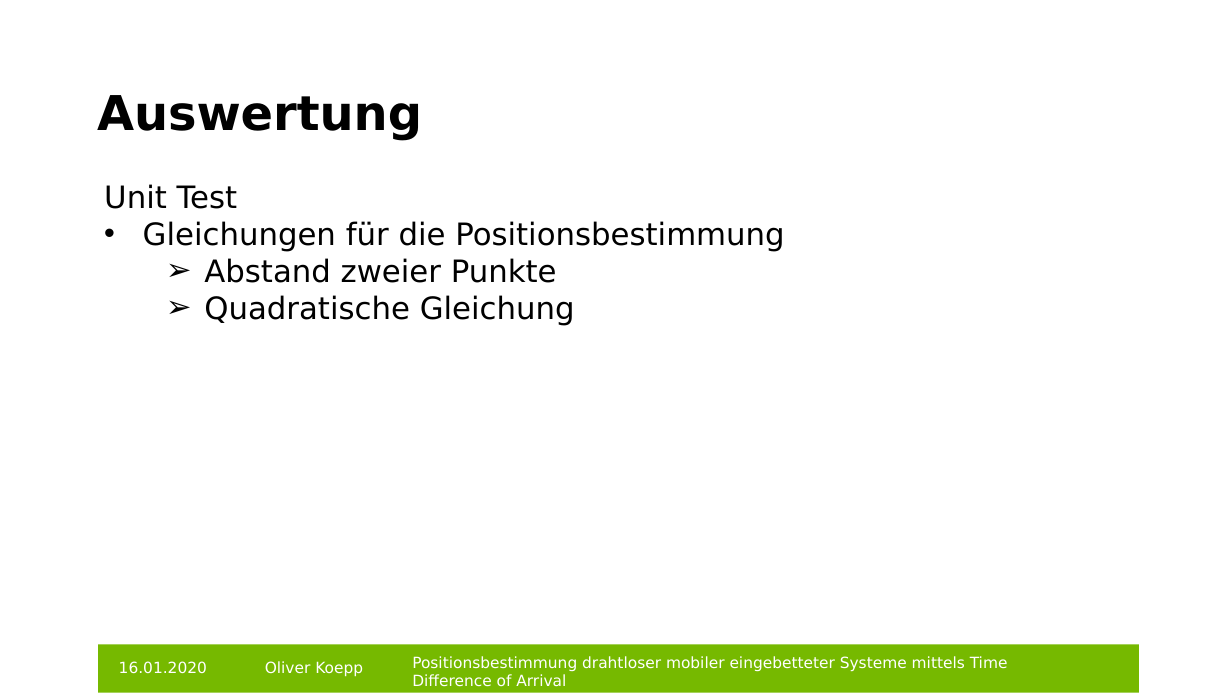
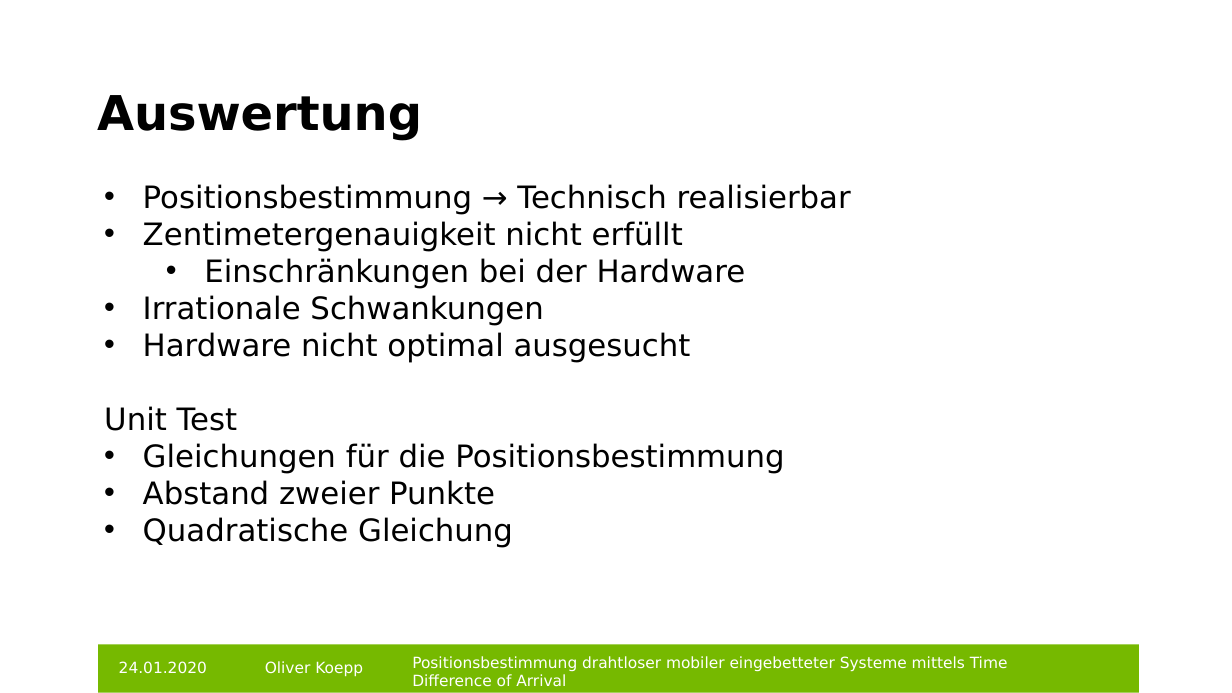
Before and after one commit to git-oliver/Bachelor-thesis, a slide deck: slide 16 of bachelorarbeit_vortrag.pptx (slide 18 before the commit). Drawn at 1232x693 pixels with LibreOffice and Linux fonts; fonts in the diff are those of the drawing; background and template pictures are left out. Boxes give left, top, right and bottom in pixels: in the first picture for what was removed or moved away, otherwise in the second. Text is boxed around its words. In the diff, an @@ line names an element or a change of style, - is before the commit and + after.

```diff
--- a/bachelorarbeit_vortrag.pptx
+++ b/bachelorarbeit_vortrag.pptx
@@ text at (x1=143, y1=184, x2=851, y2=363): paragraphs added @@
+• Positionsbestimmung → Technisch realisierbar
+• Zentimetergenauigkeit nicht erfüllt
+  • Einschränkungen bei der Hardware
+• Irrationale Schwankungen
+• Hardware nicht optimal ausgesucht
@@ text at (x1=143, y1=480, x2=513, y2=547): bullet ➢ to •; list level 2 to 1 in "Abstand zweier Punkte"; list level 2 to 1 in "Quadratische Gleichung" @@
@@ text at (x1=119, y1=661, x2=207, y2=674): text changed @@
-16.01.2020
+24.01.2020
```
Also in this commit, not shown: 15 other slides changed, 2 slides removed, 1 other file.
